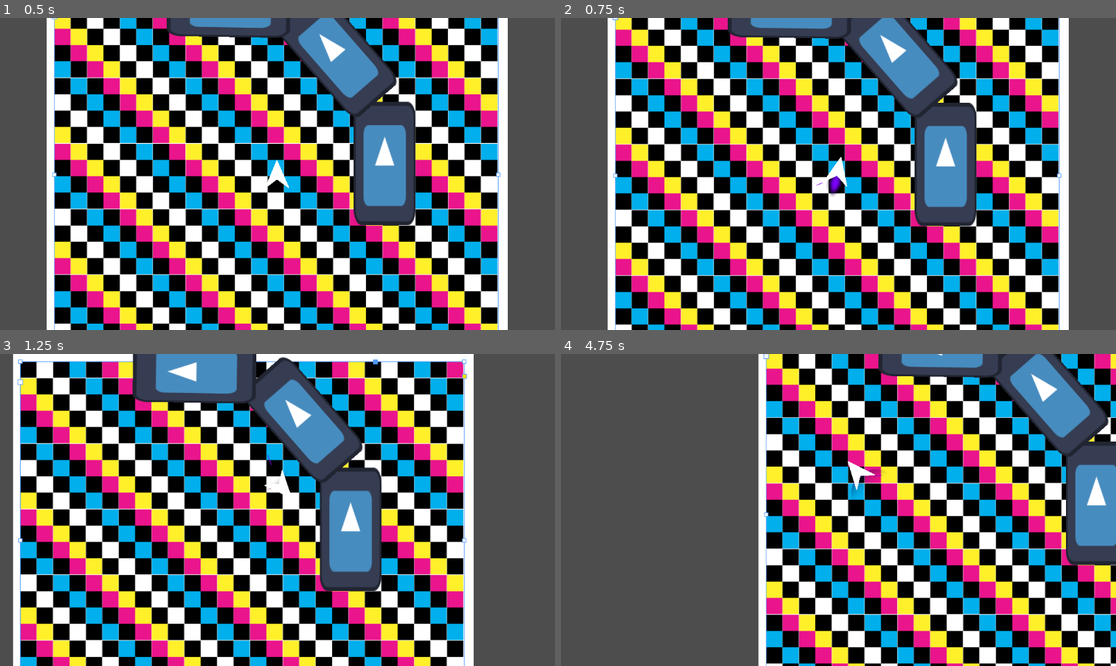
Above: before the commit, frames 1-4 (two rows, left to right).
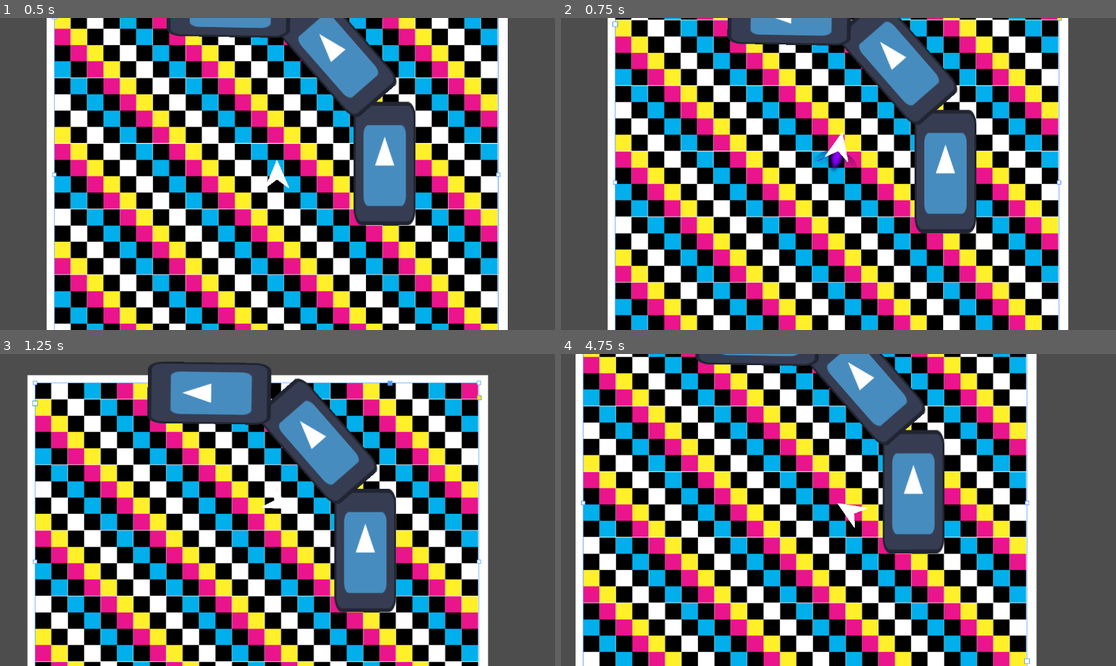
Above: after the commit, the same moments.

Repository: ParadoxArcher/Angle_Advantage
Game: Godot game, scene res://Scenes/GameScene.tscn
Two runs of this game, one before a commit and one after it. Both use one fixed random seed, a clock stepped at 60 frames per second and the inputs below. The engine's default icon, where the game draws it, is replaced by a stand-in: a white triangle on a blue panel in a dark square.
Inputs:
- Up to frame 1 (0.5 s): no input
- Up to frame 2 (0.75 s): tap Enter at 0.5 s; hold D (RotateRight) from 0.53 s (still down); hold W (Boost) from 0.53 s (still down)
- Up to frame 3 (1.25 s): keep holding D (RotateRight); keep holding W (Boost); tap Space (Dodge) at 0.8 s
- Up to frame 4 (4.75 s): release D (RotateRight) at 1.28 s; release W (Boost) at 1.28 s; hold S (Back) 1.28-2.03 s; tap Space (Dodge) at 1.35, 2.3, 2.85, 3.8, 4.35 s; tap W (Boost) at 1.55, 3.05, 4.55 s; hold W (Boost) 2.03-2.78 s; hold D (RotateRight) 2.03-3.53 s; hold W (Boost) 3.53-4.28 s; hold A (RotateLeft) from 3.53 s (still down)

Frame 1 is identical in both runs. In frame 2, 40% of the frame differs, in the area x 9-92%, y 0-100%; in frame 3, 50%; in frame 4, 90%, in the area x 2-100%, y 0-100%.

Commit message:
vault backup: 2025-01-25 11:03:55

Diff:
--- a/zProject Files/Godot/Scenes/WallBoostDetection.gd
+++ b/zProject Files/Godot/Scenes/WallBoostDetection.gd
@@ -1,6 +1,6 @@
 extends Node2D
 
-@export var WallBoostScale = .1 # {0: Fluctuating, 1: Multiplier}
+@export var WallBoostScale = .25 # {0: Fluctuating, 1: Multiplier}
 
 @onready var ray_cast_l = $RayCastL
 @onready var ray_cast_ml = $RayCastML
@@ -24,4 +24,4 @@
 			TotalBoost += WallBoostScale
 		if ray_cast_r.is_colliding():
 			TotalBoost += WallBoostScale
-		WallBoosting.emit(TotalBoost)
+		WallBoosting.emit(clampf(TotalBoost, 0, 1))
--- a/zProject Files/Godot/Scripts/PlayerScript.gd
+++ b/zProject Files/Godot/Scripts/PlayerScript.gd
@@ -9,10 +9,10 @@
 
 
 ## Boost Variables
-@export var MaxSpeed = [1500, 1500] # {0: Fluctuating, 1: BaseMaxSpeed} ## Beware DodgeMaxSpeed
+@export var MaxSpeed = 2000
 @export var BoostDecay = [0, .015, .8] # {0: Fluctuating,  1:DecayRate, 2:BoostRelease(cannot be 0)}
-@export var SpeedAccel = .01
-@export var SpeedDecel = [.0025, .0025] # {0: Fluctuating,  1: Decel} ## Beware BrakeDecelMult
+@export var SpeedAccel = [.075, .075] # {0: Fluctuating, 1: Accel} ## Beware WallBoostScale
+@export var SpeedDecel = [.001, .001] # {0: Fluctuating,  1: Decel} ## Beware BrakeDecelMult
 var BoostDir = Vector2(0, 0)
 var AccelRate = 0
 
@@ -72,13 +72,13 @@
 			BoostDirAmp = MoveInput.y
 			BoostDecay[0] += clampf(BoostDecay[1] * MoveInput.y, 0, MoveInput.y - BoostDecay[0])
 
-			boost_sprite.material.set_shader_parameter("RedFilter", clampf(1 - (.5 * MaxSpeed[0]/MaxSpeed[1] ), 0, 1)) # VFX, Enable Boost Visual
+			boost_sprite.material.set_shader_parameter("RedFilter", clampf(1 - (.5 * SpeedAccel[0]/SpeedAccel[1] ), 0, 1)) # VFX, Enable Boost Visual
 			boost_particle.emitting = true
 		else:
 			BoostDirAmp = BoostDecay[0] * BoostDecay[2]
 			BoostDecay[0] -= clampf(BoostDecay[1], 0, BoostDecay[0])
 
-			boost_sprite.material.set_shader_parameter("RedFilter", clampf(1 - (.5 * BoostDecay[0] * MaxSpeed[0]/MaxSpeed[1] ), 0, 1)) # VFX, Decay Boost Visual
+			boost_sprite.material.set_shader_parameter("RedFilter", clampf(1 - (.5 * BoostDecay[0] * SpeedAccel[0]/SpeedAccel[1] ), 0, 1)) # VFX, Decay Boost Visual
 			boost_particle.emitting = false
 
 		BoostDir = Vector2(cos(rotation), sin(rotation)) * BoostDirAmp
@@ -100,7 +100,7 @@
 	if Input.is_action_just_pressed("Dodge") and not Crashed: # Calls Dodge() to instantanteously set movement in direction relative to rotation
 		dodge(Vector2(MoveInput.x, -MoveInput.y).normalized())
 
-	if MaxSpeed[0] != MaxSpeed[1] or RotaAccel[0] != RotaAccel[1]: # Undoes value changes for Dodge
+	if RotaAccel[0] != RotaAccel[1]: # Undoes value changes for Dodge
 		RotaAccel[0] -= clampf((RotaAccel[0] - RotaAccel[1] ) * DodgeRotaAccel[1], 0, RotaAccel[0] - RotaAccel[1])
 	#endregion
 
@@ -110,9 +110,9 @@
 
 
 	velocity = lerp(velocity, velocity.normalized(), SpeedDecel[0]) # Momentum
-	velocity = lerp(velocity, BoostDir * MaxSpeed[0], SpeedAccel) # Acceleration
-
-	boost_sprite.material.set_shader_parameter("GreenFilter", .6 - clampf((velocity.length() / MaxSpeed[1] * .4 ), 0, 1)) # VFX, .6 is the baseline value for BlueFilter, .4 scaling means we need velocity to be 1.5x MaxSpeed for BlueFilter to reach 0
+	velocity = lerp(velocity, BoostDir * MaxSpeed, SpeedAccel[0]) # Acceleration
+
+	boost_sprite.material.set_shader_parameter("GreenFilter", .6 - clampf((velocity.length() / MaxSpeed * .6 ), 0, 1)) # VFX
 	#endregion
 
 	#region Collision --- Crash && WallBounce
@@ -120,20 +120,17 @@
 	if Collision:
 		var CollisionDot = velocity.normalized().dot(Collision.get_normal())
 		var WallBounce = (Vector2(-cos(rotation), -sin(rotation)).dot(Collision.get_normal()) + 1 ) / 2
-		print("collision: " + str(Collision.get_normal()))
-		if CollisionDot * velocity.length() / MaxSpeed[0] < -CrashSpeed:
+		if CollisionDot * velocity.length() / MaxSpeed < -CrashSpeed:
 			velocity = velocity.bounce(Collision.get_normal()) * lerpf(Bounce[1], Bounce[0], WallBounce)
 
 			if WallBounce > CrashAngle:
-				crash(WallBounce * velocity.length() / MaxSpeed[0])
-				print(crash)
+				crash(WallBounce * velocity.length() / MaxSpeed)
 			else:
-				BounceVFX[0] = 1 - (velocity.length() / MaxSpeed[1] )
+				BounceVFX[0] = 1 - (velocity.length() / MaxSpeed)
 
 		else:
 			## Slide collision --- CollisionDot then multiply to velocity
 			velocity = velocity.slide(Collision.get_normal())
-			print("velocity: " + str(velocity.normalized()))
 
 	if BounceVFX[0] > 0: # VFX Bounce effect
 		BounceVFX[0] += clampf(BounceVFX[1], 0, 1 - BounceVFX[0])
@@ -157,7 +154,7 @@
 			Displays["rota_speed"].visible = true
 			DisplaysActive[1] = true
 
-		Displays["velocity"].scale.x = velocity.length() * DisplaySize["velLength"] / MaxSpeed[1]
+		Displays["velocity"].scale.x = velocity.length() * DisplaySize["velLength"] / MaxSpeed
 		Displays["velocity"].position = position + (((150 * Displays["velocity"].scale.x ) + DisplaySize["CenterGap"] ) * velocity.normalized() ) # 150 is the size of vel_display's sprite's X.length/2
 		Displays["velocity"].rotation = velocity.angle()
 
@@ -196,7 +193,8 @@
 
 	if DodgeDir.normalized().is_zero_approx():
 		DodgeDir = Vector2(0,-1)
-	velocity = MaxSpeed[1] * DodgeDir.rotated(rotation + PI/2)
+	velocity = MaxSpeed * DodgeDir.rotated(rotation + PI/2)
 
 func _on_wall_boost_detection_wall_boosting(TotalBoost):
-	MaxSpeed[0] = TotalBoost * MaxSpeed[1]
+	SpeedAccel[0] = TotalBoost * SpeedAccel[1]
+	print(TotalBoost)
Not shown, changed: .obsidian/workspace.json
